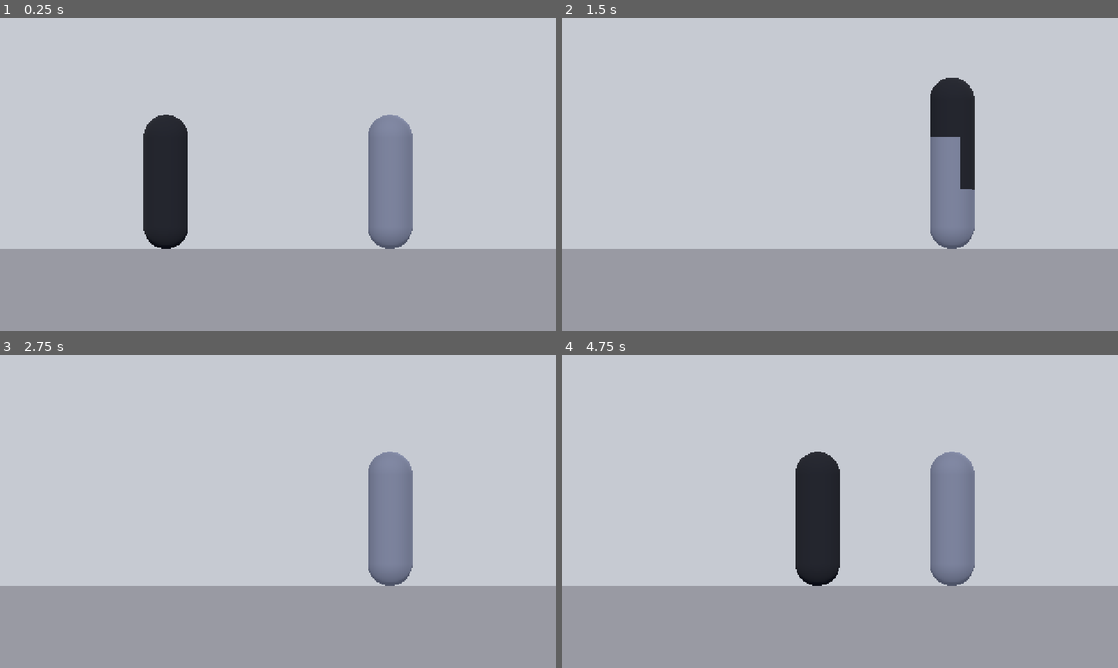
Above: before the commit, frames 1-4 (two rows, left to right).
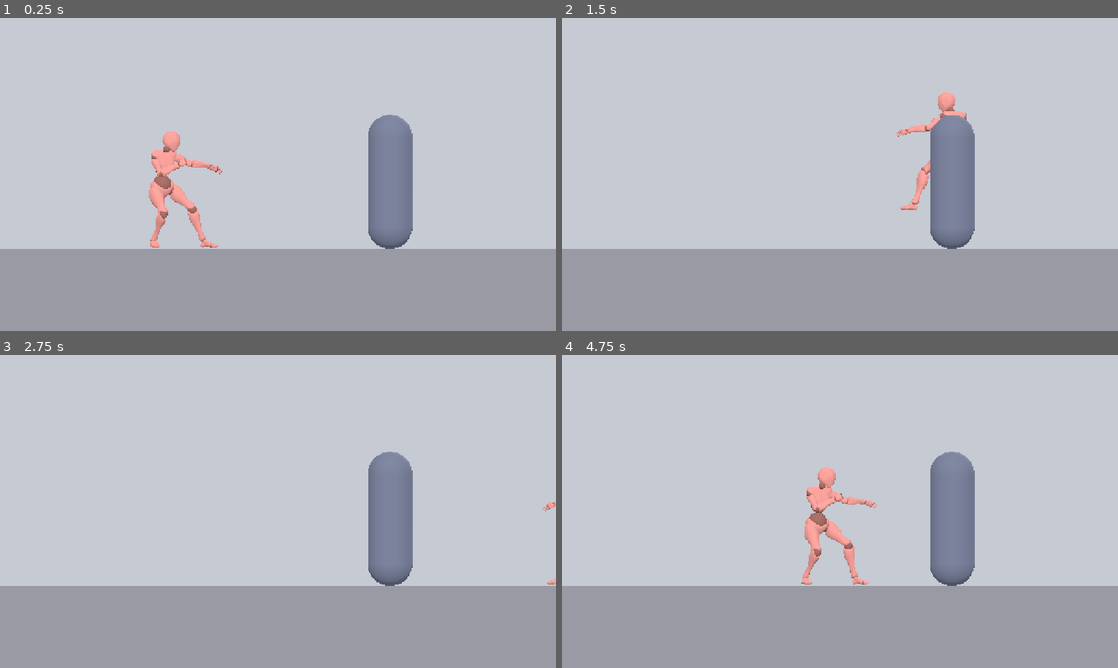
Above: after the commit, the same moments.

Repository: RJL-Marquez/RIVEN
Game: Godot game, scene res://scenes/Arena3D.tscn
Same seed, same stepped clock (60 frames per second), same inputs: the game is played once before the commit and once after it.
Inputs:
- Up to frame 1 (0.25 s): no input
- Up to frame 2 (1.5 s): hold D (move_right) 0.53-1.28 s; tap J (attack) at 0.6 s; tap W (jump) at 0.77 s; hold Down from 1.28 s (still down); tap L (block) at 1.35 s
- Up to frame 3 (2.75 s): tap W (jump) at 1.52 s; release Down at 2.03 s; hold D (move_right) from 2.03 s (still down); hold S (crouch) from 2.03 s (still down)
- Up to frame 4 (4.75 s): release D (move_right) at 2.78 s; release S (crouch) at 2.78 s; hold Up 2.78-3.53 s; tap K (kick) at 2.85 s; tap W (jump) at 3.02, 3.77, 4.52 s; tap Enter at 3.5 s; hold A (move_left) from 3.53 s (still down); tap I (magic) at 3.6 s; tap Space at 4.35 s

The runs differ from the first frame. In frame 1, 3.6% of the frame differs, in the area x 25-40%, y 30-74%; in frame 2, 2.2%; in frame 3, less than 0.1%; in frame 4, 3.6%, in the area x 42-57%, y 30-74%.

Commit message:
Phase 1: first Mixamo 3D character (Fight Idle) in the 2.5D scene
Import the Mixamo "Fight Idle" FBX (Skeleton3D + mesh + AnimationPlayer; scale
already ~1.8m) and parent it onto the 3D fighter's Model node in place of the
capsule. fighter3d.gd plays the imported idle (mixamo_com) looped.

Co-Authored-By: Claude Opus 4.8 <noreply@anthropic.com>

Diff:
--- a/actors/fighter3d/Fighter3D.tscn
+++ b/actors/fighter3d/Fighter3D.tscn
@@ -1,17 +1,11 @@
-[gd_scene load_steps=5 format=3]
+[gd_scene load_steps=4 format=3]
 
 [ext_resource type="Script" path="res://actors/fighter3d/fighter3d.gd" id="1"]
+[ext_resource type="PackedScene" path="res://actors/fighter3d/Fight Idle.fbx" id="2"]
 
 [sub_resource type="CapsuleShape3D" id="Cap"]
 radius = 0.3
 height = 1.8
-
-[sub_resource type="CapsuleMesh" id="CapMesh"]
-radius = 0.3
-height = 1.8
-
-[sub_resource type="StandardMaterial3D" id="Mat"]
-albedo_color = Color(0.082, 0.09, 0.122, 1)
 
 [node name="Fighter3D" type="CharacterBody3D"]
 script = ExtResource("1")
@@ -22,7 +16,4 @@
 
 [node name="Model" type="Node3D" parent="."]
 
-[node name="Mesh" type="MeshInstance3D" parent="Model"]
-transform = Transform3D(1, 0, 0, 0, 1, 0, 0, 0, 1, 0, 0.9, 0)
-mesh = SubResource("CapMesh")
-material_override = SubResource("Mat")
+[node name="Character" parent="Model" instance=ExtResource("2")]
--- a/actors/fighter3d/fighter3d.gd
+++ b/actors/fighter3d/fighter3d.gd
@@ -17,6 +17,13 @@
 func _ready() -> void:
 	if opponent_path != NodePath(""):
 		_opponent = get_node_or_null(opponent_path)
+	# Play the imported Mixamo idle (looped).
+	var ap := $Model/Character.get_node_or_null("AnimationPlayer") as AnimationPlayer
+	if ap:
+		var a := ap.get_animation("mixamo_com")
+		if a:
+			a.loop_mode = Animation.LOOP_LINEAR
+		ap.play("mixamo_com")
 
 func _physics_process(delta: float) -> void:
 	if not is_on_floor():
--- /dev/null
+++ b/tools/inspect_fbx.gd
@@ -0,0 +1,46 @@
+extends SceneTree
+# One-shot: print the structure + animation names of the imported Mixamo FBX.
+
+func _initialize() -> void:
+	var scn = load("res://actors/fighter3d/Fight Idle.fbx")
+	if scn == null:
+		print("FAILED to load FBX (not imported?)")
+		quit()
+		return
+	var inst = scn.instantiate()
+	print("=== TREE ===")
+	_print_tree(inst, 0)
+	var ap = _find_anim_player(inst)
+	if ap:
+		print("=== ANIMS ===")
+		for a in ap.get_animation_list():
+			var anim = ap.get_animation(a)
+			print("  '", a, "'  length=", anim.length)
+	var mesh = _find_mesh(inst)
+	if mesh:
+		var aabb = mesh.get_aabb()
+		print("=== MESH AABB size ===", aabb.size)
+	quit()
+
+func _print_tree(n, d):
+	print("  ".repeat(d), n.name, " (", n.get_class(), ")")
+	for c in n.get_children():
+		_print_tree(c, d + 1)
+
+func _find_anim_player(n):
+	if n is AnimationPlayer:
+		return n
+	for c in n.get_children():
+		var r = _find_anim_player(c)
+		if r:
+			return r
+	return null
+
+func _find_mesh(n):
+	if n is MeshInstance3D:
+		return n
+	for c in n.get_children():
+		var r = _find_mesh(c)
+		if r:
+			return r
+	return null
Binary file added: actors/fighter3d/Fight Idle.fbx
Not shown, added: actors/fighter3d/Fight Idle.fbx.import
Not shown, added: actors/fighter3d/fighter3d.gd.uid
Not shown, added: tools/inspect_fbx.gd.uid
Not shown, changed: .gitignore
